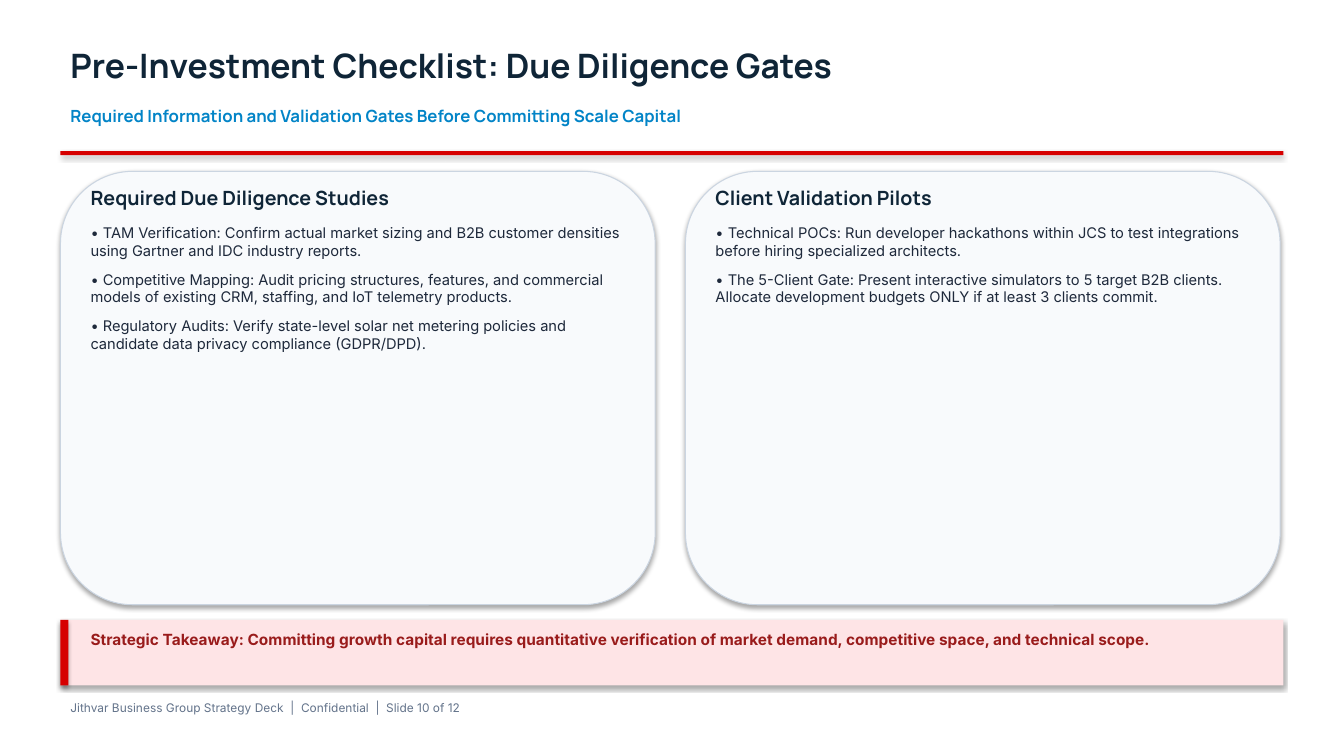
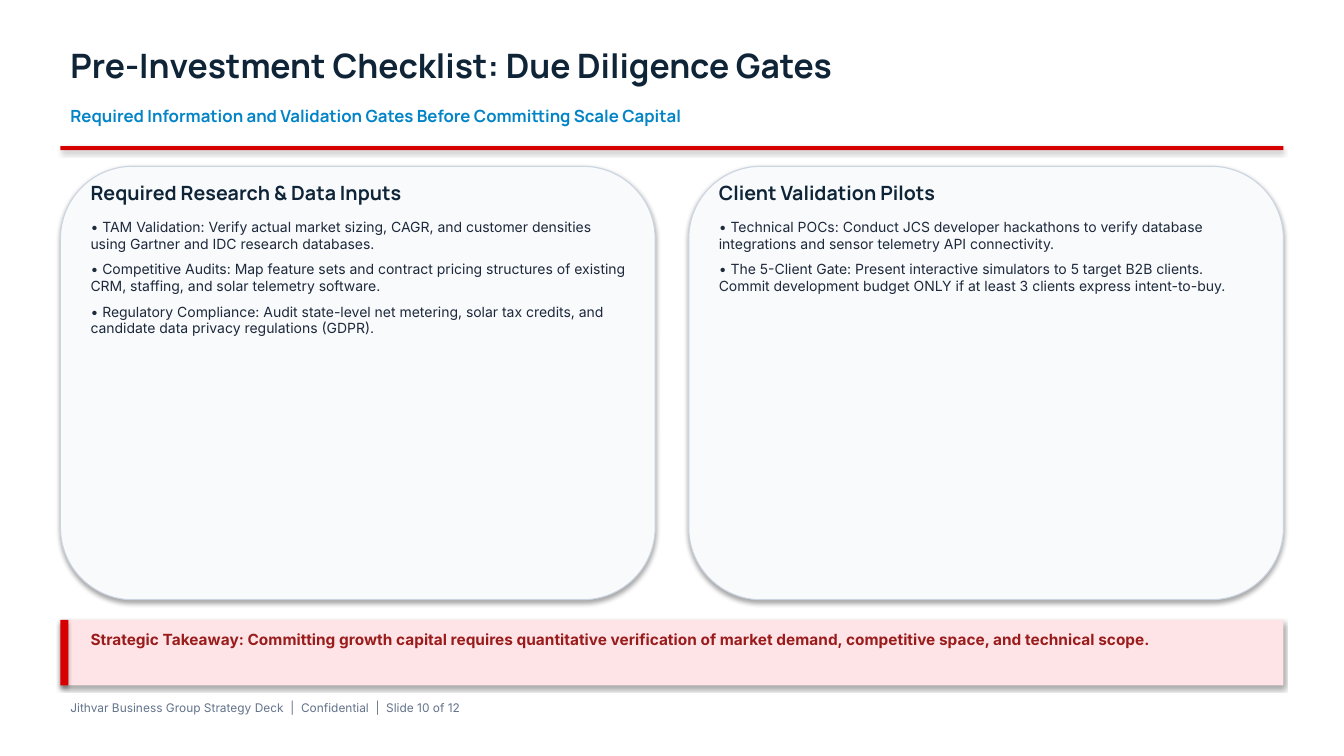
Before and after one commit to parikhniket655/JGB, a slide deck: slide 10 of documents/1_pitch_deck.pptx. Drawn at 1344x756 pixels with LibreOffice and Linux fonts; fonts in the diff are those of the drawing. Boxes give left, top, right and bottom in pixels: in the first picture for what was removed or moved away, otherwise in the second. Text is boxed around its words. In the diff, an @@ line names an element or a change of style, - is before the commit and + after.

```diff
--- a/documents/1_pitch_deck.pptx
+++ b/documents/1_pitch_deck.pptx
@@ rectangle: place and size @@
-rectangle at box(60, 151, 1284, 155)
+rectangle at box(60, 146, 1284, 150)
@@ rounded rectangle: place and size @@
-rounded rectangle at box(60, 171, 655, 605)
+rounded rectangle at box(60, 166, 655, 600)
@@ rounded rectangle: place and size @@
-rounded rectangle at box(686, 171, 1280, 605)
+rounded rectangle at box(689, 166, 1284, 600)
@@ text at box(91, 185, 625, 336): text changed; size 10.5 to 10 pt @@
-Required Due Diligence Studies
-• TAM Verification: Confirm actual market sizing and B2B customer densities using Gartner and IDC industry reports.
-• Competitive Mapping: Audit pricing structures, features, and commercial models of existing CRM, staffing, and IoT telemetry products.
-• Regulatory Audits: Verify state-level solar net metering policies and candidate data privacy compliance (GDPR/DPD).
+Required Research & Data Inputs
+• TAM Validation: Verify actual market sizing, CAGR, and customer densities using Gartner and IDC research databases.
+• Competitive Audits: Map feature sets and contract pricing structures of existing CRM, staffing, and solar telemetry software.
+• Regulatory Compliance: Audit state-level net metering, solar tax credits, and candidate data privacy regulations (GDPR).
@@ text at box(719, 221, 1225, 294): text changed; size 10.5 to 10 pt @@
-• Technical POCs: Run developer hackathons within JCS to test integrations before hiring specialized architects.
-• The 5-Client Gate: Present interactive simulators to 5 target B2B clients. Allocate development budgets ONLY if at least 3 clients commit.
+• Technical POCs: Conduct JCS developer hackathons to verify database integrations and sensor telemetry API connectivity.
+• The 5-Client Gate: Present interactive simulators to 5 target B2B clients. Commit development budget ONLY if at least 3 clients express intent-to-buy.
```
Also in this commit, not shown: 11 other slides changed, 1 other file.
